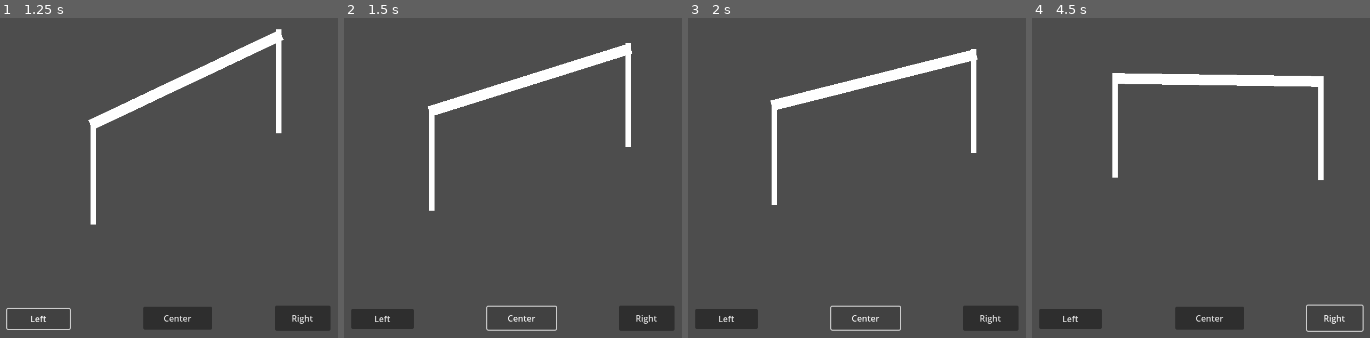
Above: before the commit, frames 1-4 (left to right).
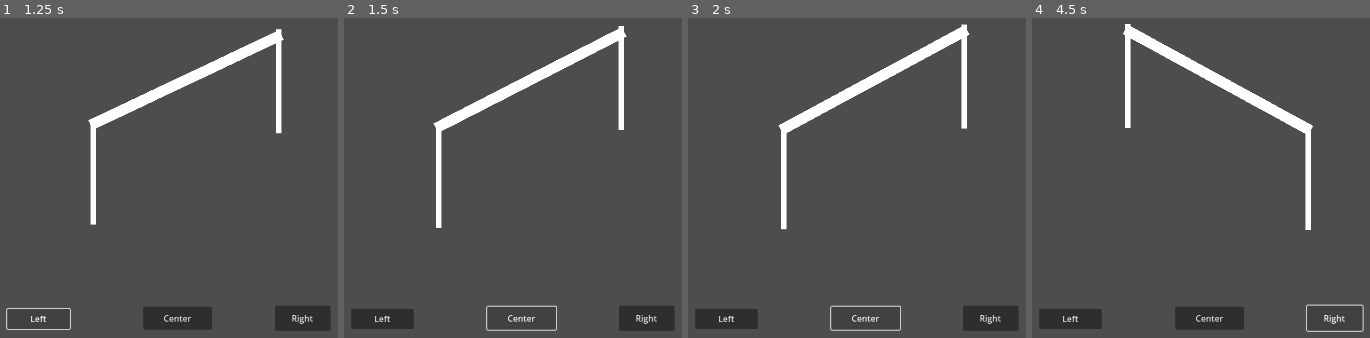
Above: after the commit, the same moments.

Repository: Dalbizu/Balanza-de-despeje
Game: Godot game, scene res://angle_scales.tscn
Two runs of this game, one before a commit and one after it. Both use one fixed random seed, a clock stepped at 60 frames per second and the inputs below.
Inputs:
- Up to frame 1 (1.25 s): click "Left" at 0.5 s
- Up to frame 2 (1.5 s): click "Center" at 1.25 s
- Up to frame 3 (2 s): no input
- Up to frame 4 (4.5 s): click "Right" at 2 s; click "Left" at 2.75 s; click "Center" at 3.5 s; click "Right" at 4.25 s

Frame 1 is identical in both runs. In frame 2, 5.1% of the frame differs, in the area x 24-86%, y 2-66%; in frame 3, 5.5%; in frame 4, 5.9%, in the area x 23-87%, y 1-67%.

Commit message:
Added angle functions to buttons
Aparently they works perfectly

Diff:
--- a/LeftPlate.gd
+++ b/LeftPlate.gd
@@ -1,6 +1,4 @@
 extends Node2D
 
-
-# Called when the node enters the scene tree for the first time.
 func _ready():
 	position.x = -200
--- a/RightPlate.gd
+++ b/RightPlate.gd
@@ -1,6 +1,4 @@
 extends Node2D
 
-
-# Called when the node enters the scene tree for the first time.
 func _ready():
 	position.x = 200
--- a/Scale.gd
+++ b/Scale.gd
@@ -1,6 +1,4 @@
 extends Node2D
 
-
-# Called when the node enters the scene tree for the first time.
 func _ready():
 	position = Vector2(get_viewport().size.x/2, get_viewport().size.y/3)
--- a/angle_scales.gd
+++ b/angle_scales.gd
@@ -1,45 +1,53 @@
 extends Node2D
+
+var rotating : bool = false
+@onready var left_plate : Node2D = get_node("Scale/LeftPlate")
+@onready var right_plate : Node2D = get_node("Scale/RightPlate")
+
+func rotate_scales(angle : float) -> void:
+	if angle >= $Scale.rotation:
+		rotate_scales_clockwise(angle)
+	elif angle <= $Scale.rotation:
+		rotate_scales_counterclockwise(angle)
+	else:
+		pass
+
+func set_angle(angle : float) -> void:
+	$Scale.rotation = angle
+	get_node("Scale/LeftPlate").rotation = -angle
+	get_node("Scale/RightPlate").rotation = -angle
 
 func rotate_scales_clockwise(angle : float) -> void:
 	var new_angle : float
 	while(angle > $Scale.rotation):
-		print($Scale.rotation)
 		new_angle = lerp($Scale.rotation, angle, 0.05)
-		$Scale.rotation = new_angle
-		get_node("Scale/LeftPlate").rotation = -new_angle
-		get_node("Scale/RightPlate").rotation = -new_angle
+		set_angle(new_angle)
 		await get_tree().create_timer(0.01).timeout
 		if(new_angle >= angle - 0.005):
-			$Scale.rotation = angle
-	print("end")
-
+			set_angle(angle)
+			rotating = false
 
 func rotate_scales_counterclockwise(angle : float) -> void:
 	var new_angle : float
 	while(angle < $Scale.rotation):
 		new_angle = lerp($Scale.rotation, angle, 0.05)
-		$Scale.rotation = new_angle
-		get_node("Scale/LeftPlate").rotation = -new_angle
-		get_node("Scale/RightPlate").rotation = -new_angle
+		set_angle(new_angle)
 		await get_tree().create_timer(0.01).timeout
-
-func rotate_scales(angle : float) -> void:
-	if angle > $Scale.rotation:
-		rotate_scales_clockwise(angle)
-	elif angle < $Scale.rotation:
-		rotate_scales_counterclockwise(angle)
-	else:
-		pass
+		if(new_angle <= angle + 0.005):
+			set_angle(angle)
+			rotating = false
 
 func _on_to_left_button_pressed():
-	rotate_scales(-0.5)
-
+	if $Scale.rotation != -0.5 and not rotating:
+		rotate_scales(-0.5)
+		rotating = true
 
 func _on_to_center_button_pressed():
-	rotate_scales(0)
-
+	if $Scale.rotation != 0 and not rotating:
+		rotate_scales(0)
+		rotating = true
 
 func _on_to_right_button_pressed():
-	rotate_scales(0.5)
-
-	pass # Replace with function body.
+	if $Scale.rotation != 0.5 and not rotating:
+		rotate_scales(0.5)
+		rotating = true
